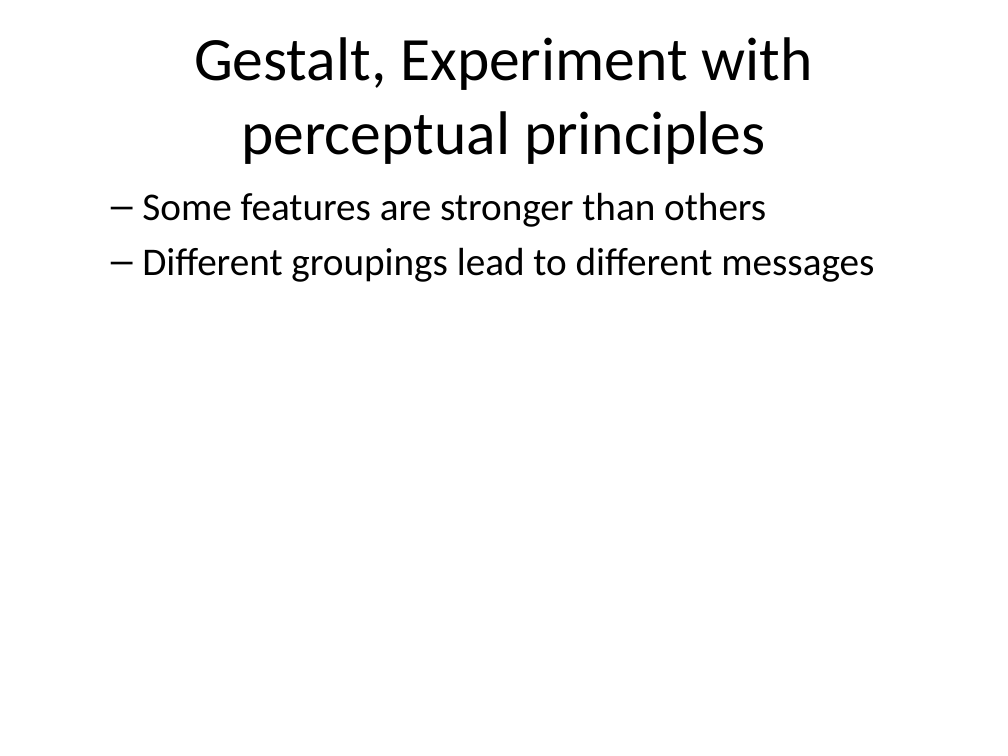
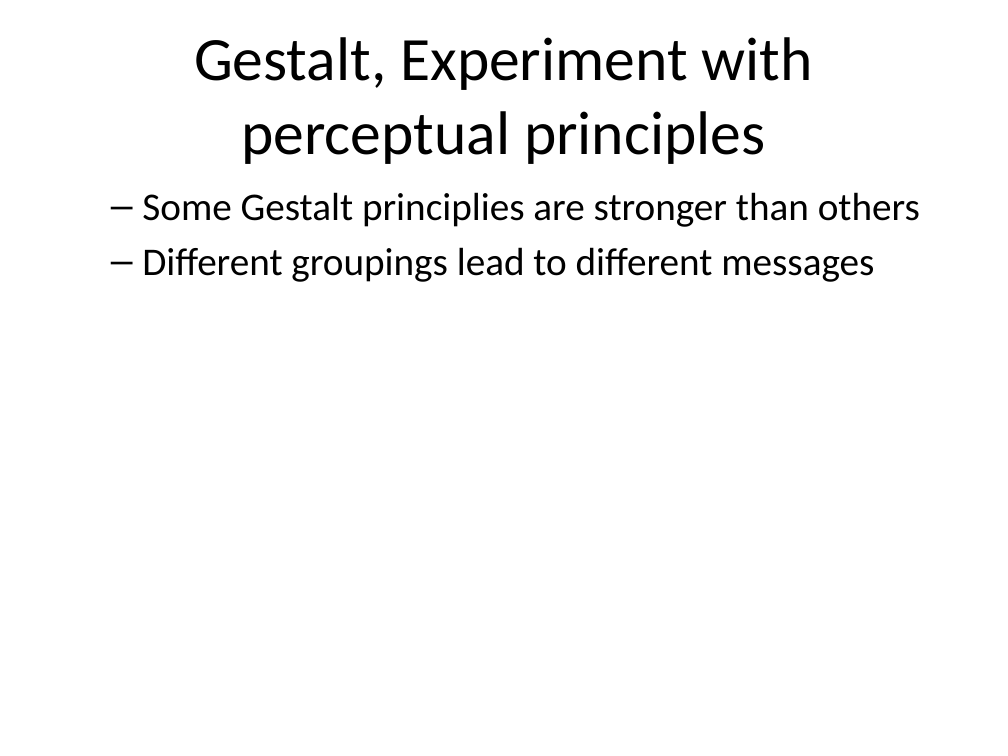
Before and after one commit to pmean/data-visualization, a slide deck: slide 73 of data-viz-03/src/complete-lecture-linegraphs.pptx. Drawn at 1008x756 pixels with LibreOffice and Linux fonts; fonts in the diff are those of the drawing. Boxes give left, top, right and bottom in pixels: in the first picture for what was removed or moved away, otherwise in the second. Text is boxed around its words. In the diff, an @@ line names an element or a change of style, - is before the commit and + after.

```diff
--- a/data-viz-03/src/complete-lecture-linegraphs.pptx
+++ b/data-viz-03/src/complete-lecture-linegraphs.pptx
@@ text at (142, 192, 920, 227): text changed @@
-  – Some features are stronger than others
+  – Some Gestalt principlies are stronger than others
```
Also in this commit, not shown: 8 other slides changed, 20 slides added, 5 slides removed, 7 other files.
